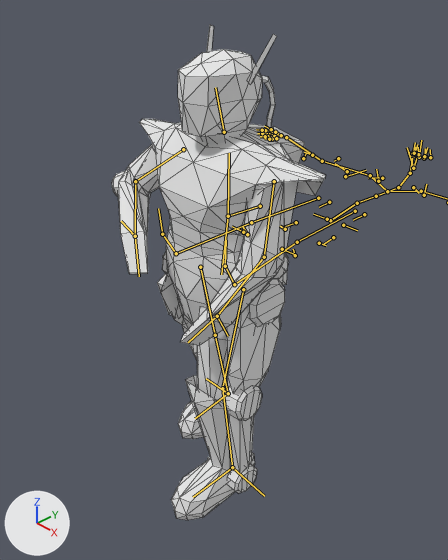
A saved change to the Blender file base/models/soldiers/malepower/malepower.blend.
The view is the same before and after, from a 50 mm camera at (45.2, -38.2, 31.9) aimed at (0.8, 4.0, -3.5). The axes (+X, +Y, +Z) are drawn at lower left. The lights are the same throughout. Both versions are drawn at the pose saved in each file; the numbers are the values there. The bones that bend it are drawn over the model as lines. Mesh edges are drawn as thin lines.

Objects in the first picture: 'powersuit_male'.
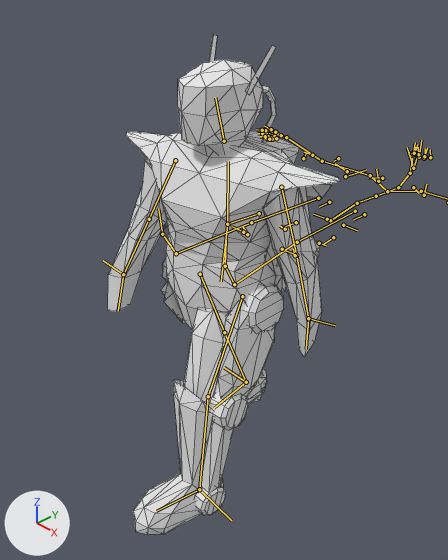
What differs and where, as boxes (x1, y1, x2, y2) in the pictures (448 x 560 px):
'powersuit_male', posed (9% wider): before (112, 25, 325, 520); after (108, 34, 340, 535)
bone 'handle', root to tip: before (260, 206) to (228, 216); after (259, 213) to (227, 224)
bone 'Spine_up', root to tip: before (228, 216) to (229, 153); after (227, 224) to (228, 161)
bone 'head', root to tip: before (224, 132) to (215, 87); after (224, 141) to (215, 97)
bone 'l.arm_up', root to tip: before (274, 181) to (264, 257); after (281, 187) to (296, 255)
bone 'l.arm_low', root to tip: before (264, 257) to (217, 316); after (296, 255) to (308, 318)
bone 'r.arm_up', root to tip: before (183, 149) to (135, 181); after (175, 160) to (149, 219)
bone 'r.arm_low', root to tip: before (135, 181) to (135, 236); after (149, 219) to (123, 274)
bone 'l.leg_up', root to tip: before (243, 289) to (222, 388); after (242, 296) to (208, 396)
bone 'l.leg_low', root to tip: before (222, 388) to (232, 467); after (208, 396) to (199, 489)
bone 'r.leg_up', root to tip: before (200, 267) to (215, 335); after (200, 274) to (224, 332)
bone 'r.foot', root to tip: before (228, 393) to (195, 418); after (246, 382) to (214, 408)

The edits, one by one:
Bone 'handle' (bone_handle) moves from (0.0, -0.1, 1.0) to (0.0, 0.0, 1.9).
Bone 'Spine_up' (bone_spine_up) turns from (0, 0, 0) to (0, 11, 0) degrees about its own x, y and z.
Bone 'head' (bone_head) turns from (0, 0, 0) to (0, -14, 4) degrees about its own x, y and z.
Bone 'l.arm_up' (bone_l_arm_up) turns from (22, 6, -70) to (1, -2, -69) degrees about its own x, y and z.
Bone 'l.arm_low' (bone_l_arm_low) turns from (21, 9, -12) to (-7, 5, -8) degrees about its own x, y and z.
Bone 'r.arm_up' (bone_r_arm_up) turns from (22, -9, 25) to (22, 3, 62) degrees about its own x, y and z.
Bone 'r.arm_low' (bone_r_arm_low) turns from (97, -24, -33) to (-7, 0, 5) degrees about its own x, y and z.
Bone 'l.leg_up' (bone_l_leg_up) turns from (18, 0, 5) to (29, -1, 7) degrees about its own x, y and z.
Bone 'l.leg_low' (bone_l_leg_low) turns from (-1, 3, 16) to (-2, 2, 12) degrees about its own x, y and z.
Bone 'r.leg_up' (bone_r_leg_up) turns from (-15, 0, 1) to (-23, 1, 2) degrees about its own x, y and z.
Bone 'r.foot' (bone_r_foot) turns from (-7, 0, 0) to (-12, 0, -1) degrees about its own x, y and z.
